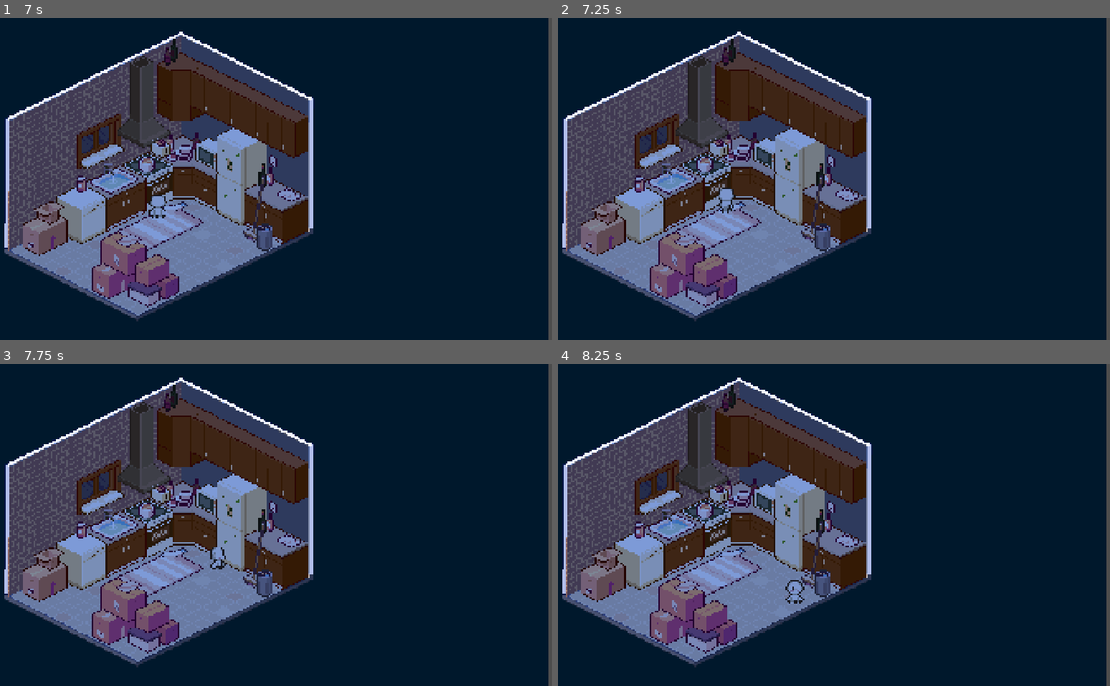
Above: before the commit, frames 1-4 (two rows, left to right).
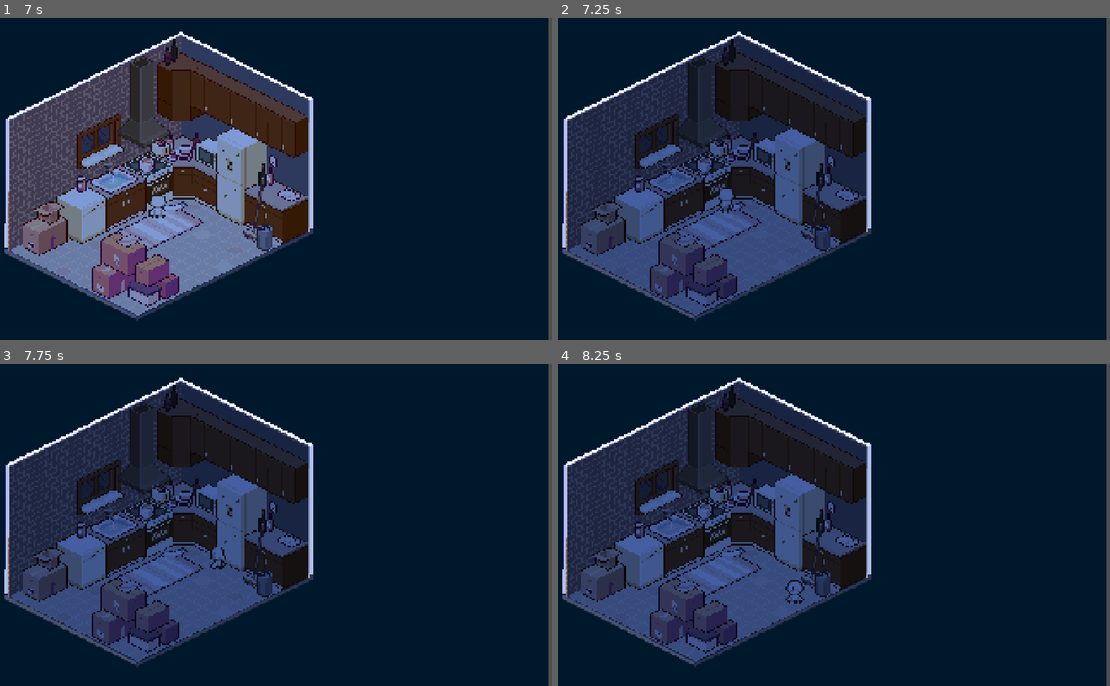
Above: after the commit, the same moments.

Repository: ayanrasulova/by-the-book
Game: Godot game, scene res://scenes/level-one.tscn
Two runs of this game, one before a commit and one after it. Both use one fixed random seed, a clock stepped at 60 frames per second and the inputs below. Sound files missing from this copy of the repository are replaced by a short silence.
Inputs:
- Up to frame 1 (7 s): tap Enter at 0.5 s; hold D (move_right) 0.53-1.28 s; hold S (move_down) 1.28-2.03 s; hold D (move_right) 2.03-2.78 s; hold W (move_up) 2.78-3.53 s; hold A (move_left) 3.53-5.03 s; hold S (move_down) 5.03-5.78 s; hold D (move_right) 5.78-6.53 s; hold W (move_up) from 6.53 s (still down)
- Up to frame 2 (7.25 s): keep holding W (move_up)
- Up to frame 3 (7.75 s): release W (move_up) at 7.28 s; hold D (move_right) from 7.28 s (still down)
- Up to frame 4 (8.25 s): release D (move_right) at 8.03 s; hold S (move_down) from 8.03 s (still down)

Frame 1 is identical in both runs. In frame 2, 31% of the frame differs, in the area x 1-56%, y 5-93%; in frame 3, 31%; in frame 4, 31%.

Commit message:
flicker sound

Diff:
--- a/scenes/level-one.tscn
+++ b/scenes/level-one.tscn
@@ -6,7 +6,7 @@
 [ext_resource type="Texture2D" uid="uid://b1o3tx4klc3ef" path="res://assets/textures/houselighttexture.png" id="3_wi6g3"]
 [ext_resource type="Shader" uid="uid://cx0ajatf5td8l" path="res://shaders/sad-lights.gdshader" id="4_ekdwa"]
 [ext_resource type="Shader" uid="uid://4buvhkrvm8g4" path="res://shaders/first-room.gdshader" id="5_otko2"]
-[ext_resource type="AudioStream" uid="uid://bushpfhgfbevj" path="res://assets/audio/flicker.mp3" id="7_ekdwa"]
+[ext_resource type="AudioStream" uid="uid://ykihx72423xw" path="res://assets/audio/flicker2.mp3" id="7_ekdwa"]
 [ext_resource type="PackedScene" uid="uid://d2b2oahsyhehs" path="res://scenes/audio/Audio.tscn" id="7_wi6g3"]
 
 [sub_resource type="ShaderMaterial" id="ShaderMaterial_hqntj"]
--- a/static_body_2d.gd
+++ b/static_body_2d.gd
@@ -2,6 +2,8 @@
 
 var flicker: float = 0.0
 var when_to_flicker: float = 0.0
+var when_to_flicker_interval: float = 4.0
+
 var flickering_period: float = 3.0
 
 var interval: float = 0.0
@@ -10,6 +12,7 @@
 	interval = randf_range(0.05, 0.3)
 
 func _ready() -> void:
+	randomize()
 	flicker_interval()
 	$LightsOff.visible = true
 	$SadLights.visible = false
@@ -18,13 +21,19 @@
 	flicker += delta
 	when_to_flicker += delta
 
-	if when_to_flicker >=4.0: # every 4 seconds
+	if when_to_flicker >= when_to_flicker_interval: # every 4 seconds
 		if flickering_period > 0:
 			flickering_period -= delta
 
 			# will flicker for three seconds (flickering period)
 			if not $FlickerAudio.playing:
-				$FlickerAudio.play()
+				var stream_length: float = $FlickerAudio.stream.get_length()
+				# enough time for flickering period
+				var max_start: float = max(0.0, stream_length - flickering_period)
+				var random_start: float = randf_range(0.0, max_start)
+
+				$FlickerAudio.play(random_start)
+
 
 			if flicker >= interval:
 				#lights()
@@ -34,9 +43,12 @@
 		else:
 			$LightsOff.visible = true # lights back off
 			$SadLights.visible = false
+
 			flickering_period = 3.0
+			when_to_flicker_interval = randf_range(0.0, 6.0)
 			when_to_flicker = 0.0
 			flicker = 0.0
+
 			$FlickerAudio.stop()
 
 
Not shown, added: assets/audio/flicker2.mp3.import
Not shown, added: assets/audio/flicker2.mp3
